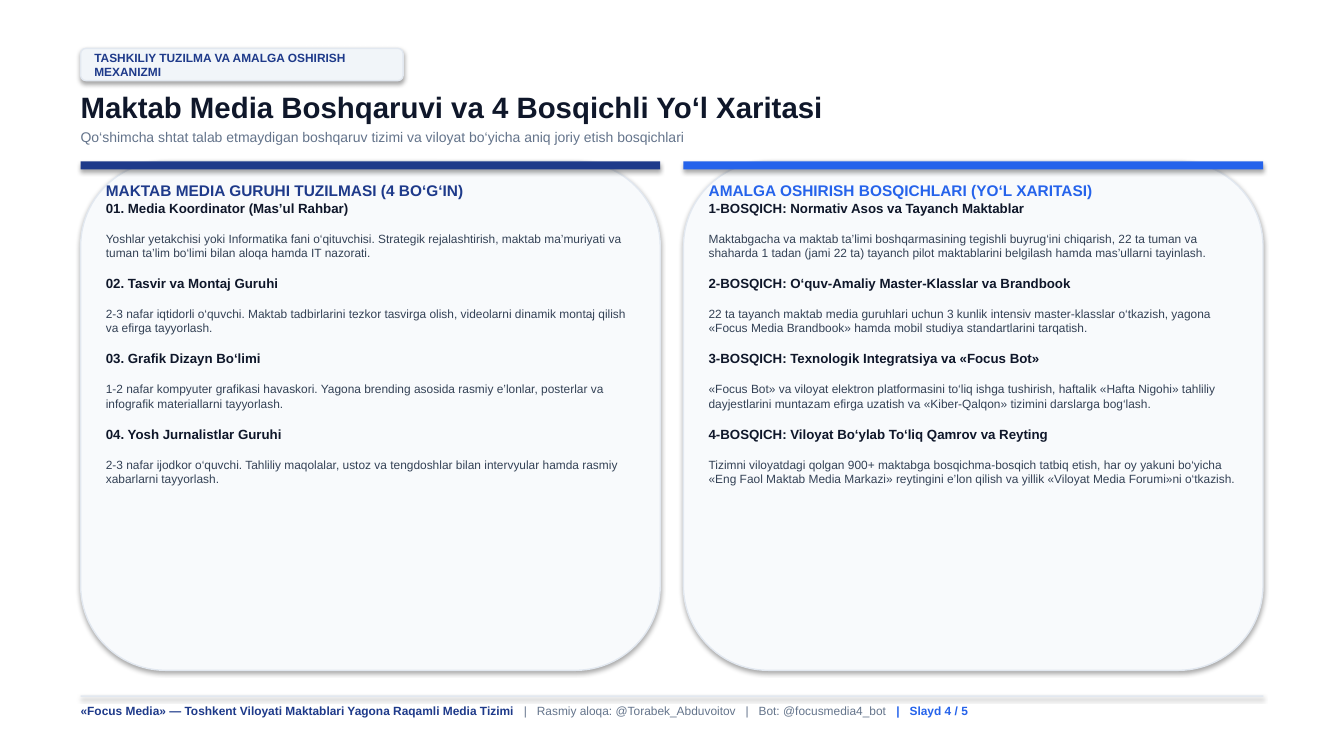
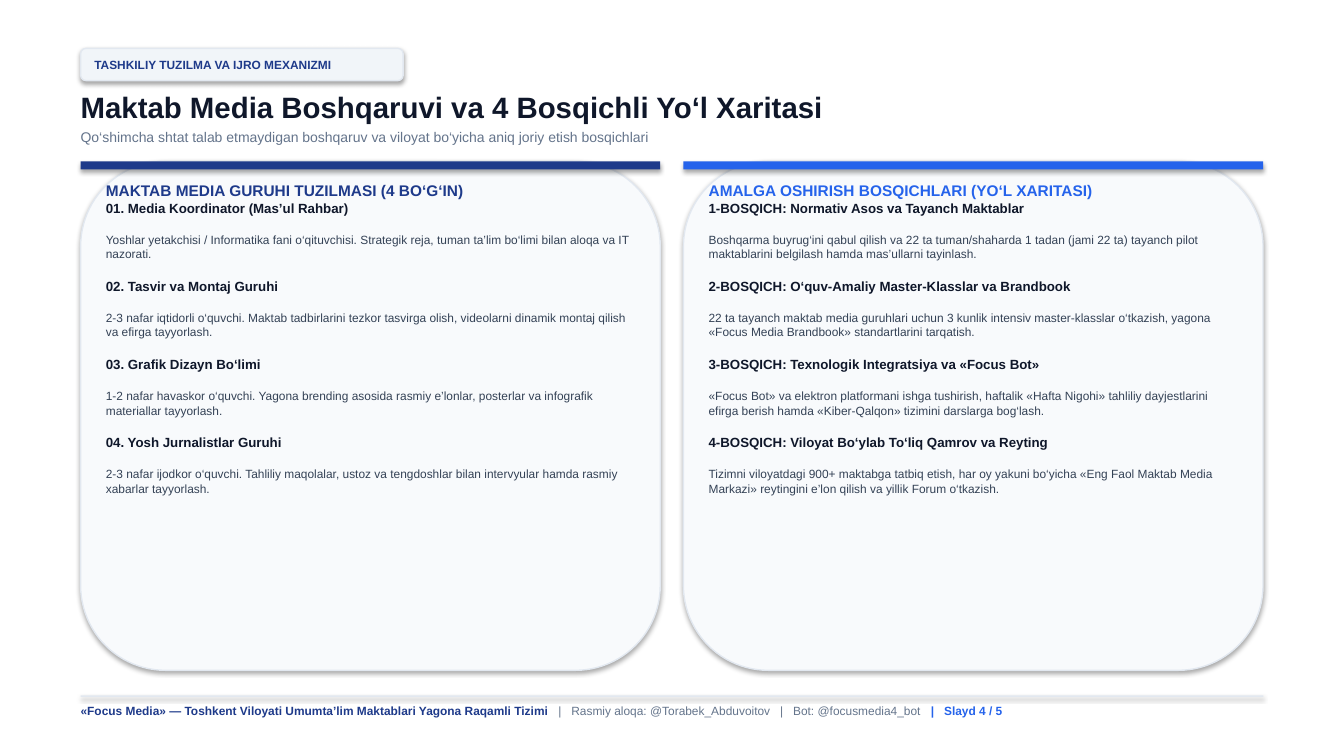
Before and after one commit to abduvoitov11/focus-media-toshkent, a slide deck: slide 4 of Focus_Media_Toshkent_Viloyati_5_Slayd.pptx. Drawn at 1344x756 pixels with LibreOffice and Linux fonts; fonts in the diff are those of the drawing. Boxes give left, top, right and bottom in pixels: in the first picture for what was removed or moved away, otherwise in the second. Text is boxed around its words. In the diff, an @@ line names an element or a change of style, - is before the commit and + after.

Commit message:
Refine: Add generated Focus Media logo and 3D illustration, streamline structure

```diff
--- a/Focus_Media_Toshkent_Viloyati_5_Slayd.pptx
+++ b/Focus_Media_Toshkent_Viloyati_5_Slayd.pptx
@@ text in rounded rectangle at box(94, 60, 331, 69): text changed @@
-TASHKILIY TUZILMA VA AMALGA OSHIRISH MEXANIZMI
+TASHKILIY TUZILMA VA IJRO MEXANIZMI
@@ text at box(81, 132, 649, 145): text changed @@
-Qo‘shimcha shtat talab etmaydigan boshqaruv tizimi va viloyat bo‘yicha aniq joriy etish bosqichlari
+Qo‘shimcha shtat talab etmaydigan boshqaruv va viloyat bo‘yicha aniq joriy etish bosqichlari
@@ text at box(106, 203, 629, 258): text changed @@
-01. Media Koordinator (Mas’ul Rahbar)
-Yoshlar yetakchisi yoki Informatika fani o‘qituvchisi. Strategik rejalashtirish, maktab ma’muriyati va tuman ta’lim bo‘limi bilan aloqa hamda IT nazorati.
+01. Media Koordinator (Mas’ul Rahbar)
+Yoshlar yetakchisi / Informatika fani o‘qituvchisi. Strategik reja, tuman ta’lim bo‘limi bilan aloqa va IT nazorati.
@@ text at box(709, 203, 1212, 495): text changed @@
-1-BOSQICH: Normativ Asos va Tayanch Maktablar
-Maktabgacha va maktab ta’limi boshqarmasining tegishli buyrug‘ini chiqarish, 22 ta tuman va shaharda 1 tadan (jami 22 ta) tayanch pilot maktablarini belgilash hamda mas’ullarni tayinlash.
-2-BOSQICH: O‘quv-Amaliy Master-Klasslar va Brandbook
-22 ta tayanch maktab media guruhlari uchun 3 kunlik intensiv master-klasslar o‘tkazish, yagona «Focus Media Brandbook» hamda mobil studiya standartlarini tarqatish.
-3-BOSQICH: Texnologik Integratsiya va «Focus Bot»
-«Focus Bot» va viloyat elektron platformasini to‘liq ishga tushirish, haftalik «Hafta Nigohi» tahliliy dayjestlarini muntazam efirga uzatish va «Kiber-Qalqon» tizimini darslarga bog‘lash.
-4-BOSQICH: Viloyat Bo‘ylab To‘liq Qamrov va Reyting
-Tizimni viloyatdagi qolgan 900+ maktabga bosqichma-bosqich tatbiq etish, har oy yakuni bo‘yicha «Eng Faol Maktab Media Markazi» reytingini e’lon qilish va yillik «Viloyat Media Forumi»ni o‘tkazish.
+1-BOSQICH: Normativ Asos va Tayanch Maktablar
+Boshqarma buyrug‘ini qabul qilish va 22 ta tuman/shaharda 1 tadan (jami 22 ta) tayanch pilot maktablarini belgilash hamda mas’ullarni tayinlash.
+2-BOSQICH: O‘quv-Amaliy Master-Klasslar va Brandbook
+22 ta tayanch maktab media guruhlari uchun 3 kunlik intensiv master-klasslar o‘tkazish, yagona «Focus Media Brandbook» standartlarini tarqatish.
+3-BOSQICH: Texnologik Integratsiya va «Focus Bot»
+«Focus Bot» va elektron platformani ishga tushirish, haftalik «Hafta Nigohi» tahliliy dayjestlarini efirga berish hamda «Kiber-Qalqon» tizimini darslarga bog‘lash.
+4-BOSQICH: Viloyat Bo‘ylab To‘liq Qamrov va Reyting
+Tizimni viloyatdagi 900+ maktabga tatbiq etish, har oy yakuni bo‘yicha «Eng Faol Maktab Media Markazi» reytingini e’lon qilish va yillik Forum o‘tkazish.
@@ text at box(106, 281, 625, 339): more space between paragraphs @@
@@ text at box(106, 359, 617, 495): text changed @@
-03. Grafik Dizayn Bo‘limi
-1-2 nafar kompyuter grafikasi havaskori. Yagona brending asosida rasmiy e’lonlar, posterlar va infografik materiallarni tayyorlash.
-04. Yosh Jurnalistlar Guruhi
-2-3 nafar ijodkor o‘quvchi. Tahliliy maqolalar, ustoz va tengdoshlar bilan intervyular hamda rasmiy xabarlarni tayyorlash.
+03. Grafik Dizayn Bo‘limi
+1-2 nafar havaskor o‘quvchi. Yagona brending asosida rasmiy e’lonlar, posterlar va infografik materiallar tayyorlash.
+04. Yosh Jurnalistlar Guruhi
+2-3 nafar ijodkor o‘quvchi. Tahliliy maqolalar, ustoz va tengdoshlar bilan intervyular hamda rasmiy xabarlar tayyorlash.
@@ text at box(81, 706, 1003, 718): text changed @@
-«Focus Media» — Toshkent Viloyati Maktablari Yagona Raqamli Media Tizimi | Rasmiy aloqa: @Torabek_Abduvoitov | Bot: @focusmedia4_bot | Slayd 4 / 5
+«Focus Media» — Toshkent Viloyati Umumta’lim Maktablari Yagona Raqamli Tizimi | Rasmiy aloqa: @Torabek_Abduvoitov | Bot: @focusmedia4_bot | Slayd 4 / 5
```
Also in this commit, not shown: 4 other slides changed, 4 other files.
